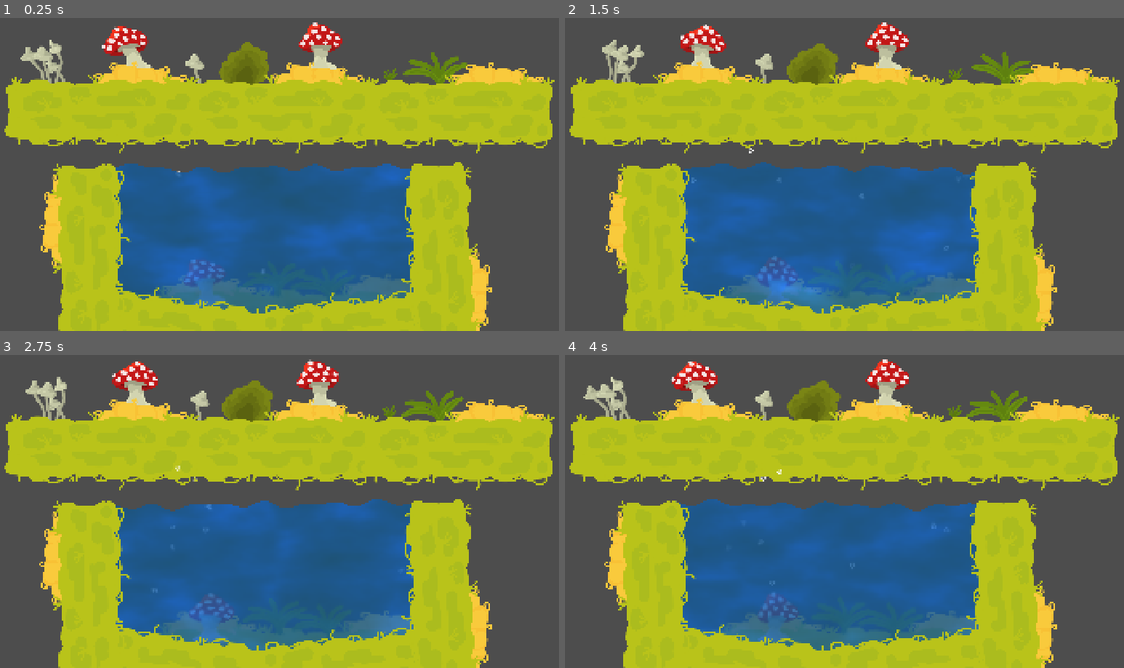
Above: before the commit, frames 1-4 (two rows, left to right).
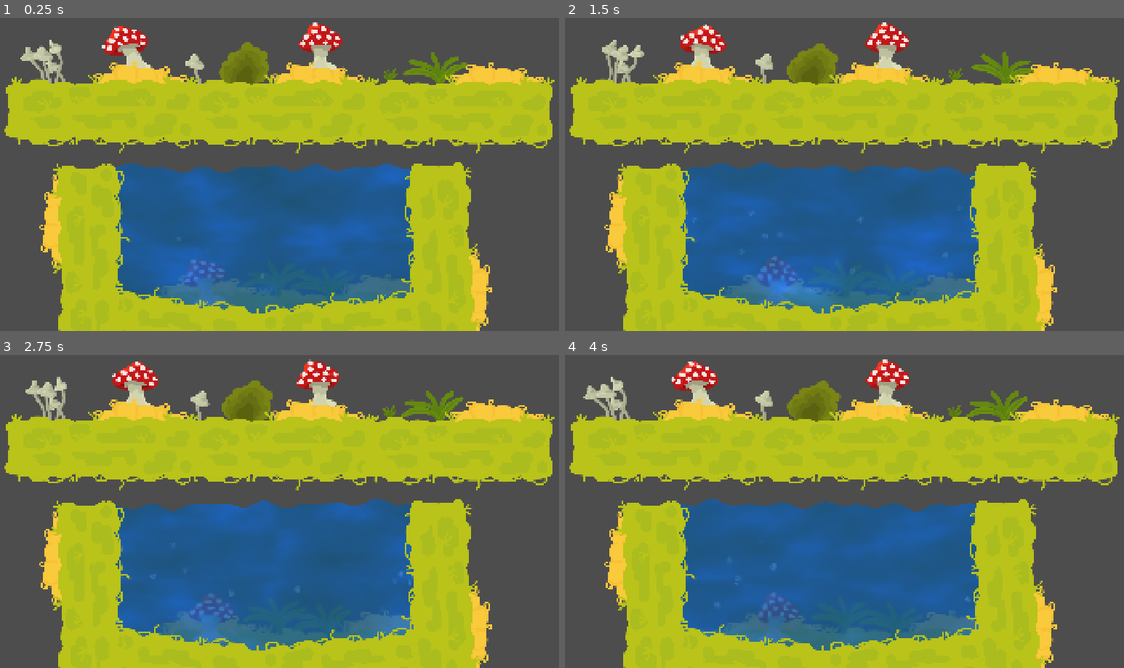
Above: after the commit, the same moments.

Repository: ParadoxicXenos/haven-game-wlg
Game: Godot game, scene res://new_stuff_test.tscn
Two runs of this game, one before a commit and one after it. Both use one fixed random seed, a clock stepped at 60 frames per second and the inputs below. This scene is started directly instead of the project's main scene.
Inputs (mouse positions are in pixels of both pictures, inside the frame that each line leads up to):
- Up to frame 1 (0.25 s): no input
- Up to frame 2 (1.5 s): move the mouse to (978, 149) at 0.52 s; press the mouse at (978, 149) at 0.53 s; hold Right (right) from 0.53 s (still down); tap Up (up) at 0.77 s; move the mouse to (732, 183) at 1.27 s; release the mouse at (732, 183) at 1.28 s; click (732, 183) at 1.35 s
- Up to frame 3 (2.75 s): tap Up (up) at 1.52 s; move the mouse to (346, 433) at 2.02 s; release Right (right) at 2.03 s; press the mouse at (346, 433) at 2.03 s; hold Left (left) from 2.03 s (still down)
- Up to frame 4 (4 s): move the mouse to (822, 570) at 2.77 s; release Left (left) at 2.78 s; release the mouse at (822, 570) at 2.78 s; hold Right (right) from 2.78 s (still down); click (822, 570) at 2.85 s; tap Up (up) at 3.02, 3.77 s; move the mouse to (1023, 552) at 3.52 s; press the mouse at (1023, 552) at 3.53 s

The runs differ from the first frame. In frame 1, less than 0.1% of the frame differs, in the area x 31-48%, y 48-84%; in frame 2, less than 0.1%; in frame 3, less than 0.1%, in the area x 26-74%, y 35-78%; in frame 4, less than 0.1%.

Commit message:
Fixed bubbles

Diff:
--- a/game/new_stuff_test.tscn
+++ b/game/new_stuff_test.tscn
@@ -103,11 +103,12 @@
 texture = ExtResource("6_uqe4p")
 
 [node name="CPUParticles2D" type="CPUParticles2D" parent="." unique_id=2083241981]
-position = Vector2(880, 767)
+position = Vector2(880, 863)
 amount = 10
 texture = ExtResource("10_3thj1")
+lifetime = 0.86
 emission_shape = 3
-emission_rect_extents = Vector2(500, 250)
+emission_rect_extents = Vector2(500, 100)
 gravity = Vector2(0, -500)
 color_ramp = SubResource("Gradient_tb8wi")
 
